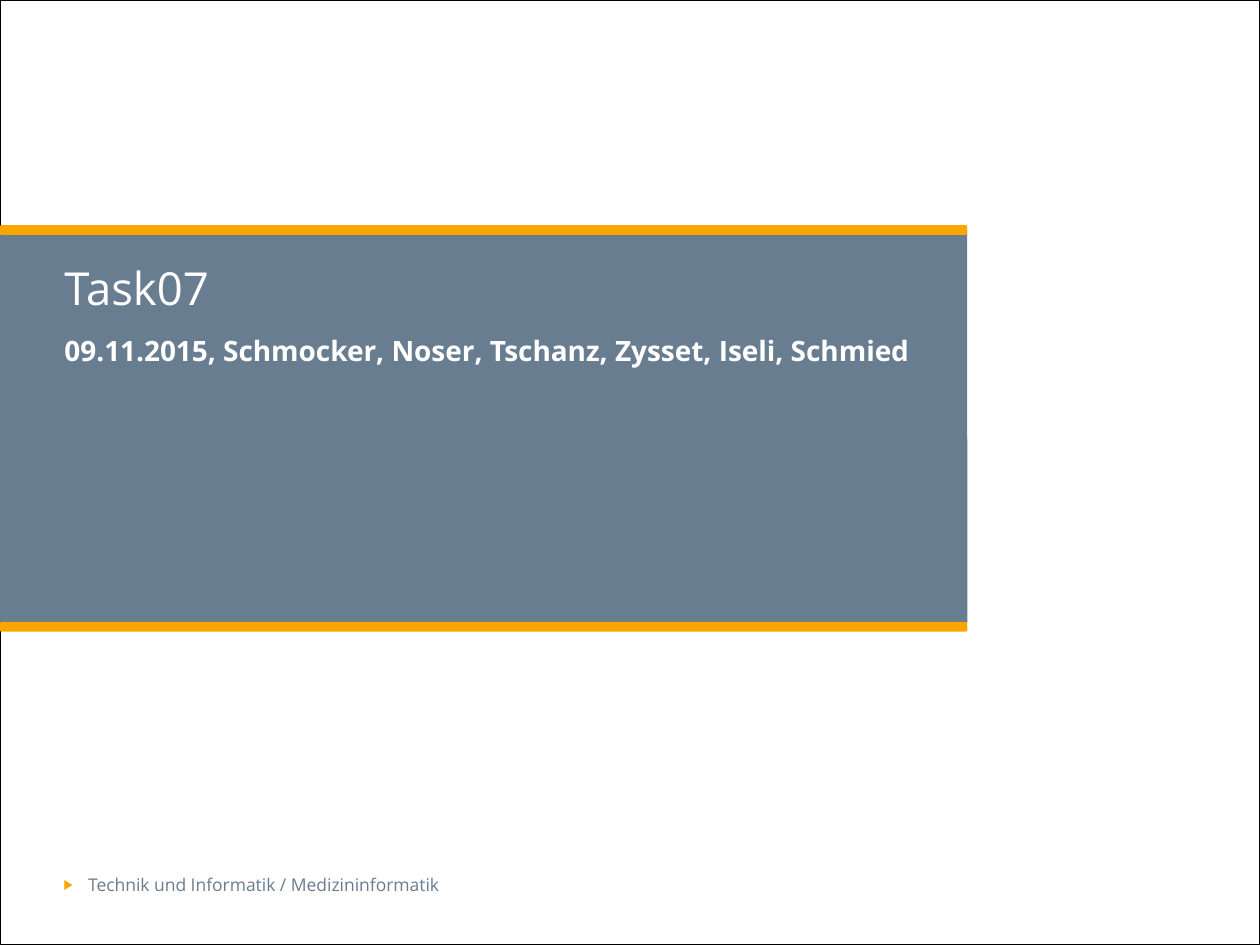
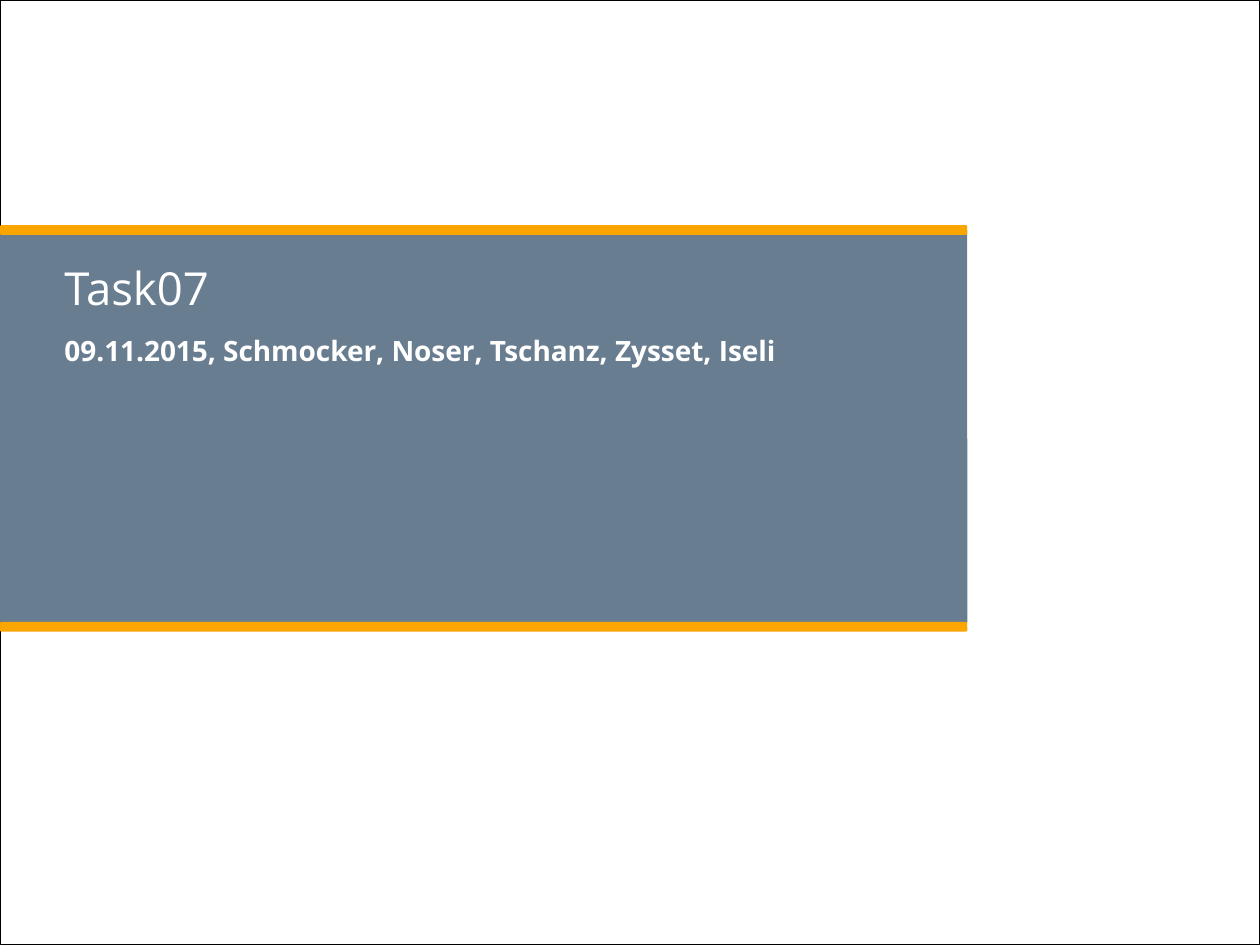
Before and after one commit to zyssm4/ch.bfh.btx8081.w2015.red, a slide deck: slide 1 of doc/Task07/Task07.pptx. Drawn at 1260x945 pixels with LibreOffice and Linux fonts; fonts in the diff are those of the drawing; background and template pictures are left out. Boxes give left, top, right and bottom in pixels: in the first picture for what was removed or moved away, otherwise in the second. Text is boxed around its words. In the diff, an @@ line names an element or a change of style, - is before the commit and + after.

Commit message:
Sequenzdiagramm Update, Task07 Doku Update

```diff
--- a/doc/Task07/Task07.pptx
+++ b/doc/Task07/Task07.pptx
@@ subtitle at [64,340,776,368]: text changed @@
-09.11.2015, Schmocker, Noser, Tschanz, Zysset, Iseli, Schmied
+09.11.2015, Schmocker, Noser, Tschanz, Zysset, Iseli
@@ text removed at [88,877,439,891] @@
-▶ Technik und Informatik / Medizininformatik
```
Also in this commit, not shown: 3 other slides changed, 2 other files.
